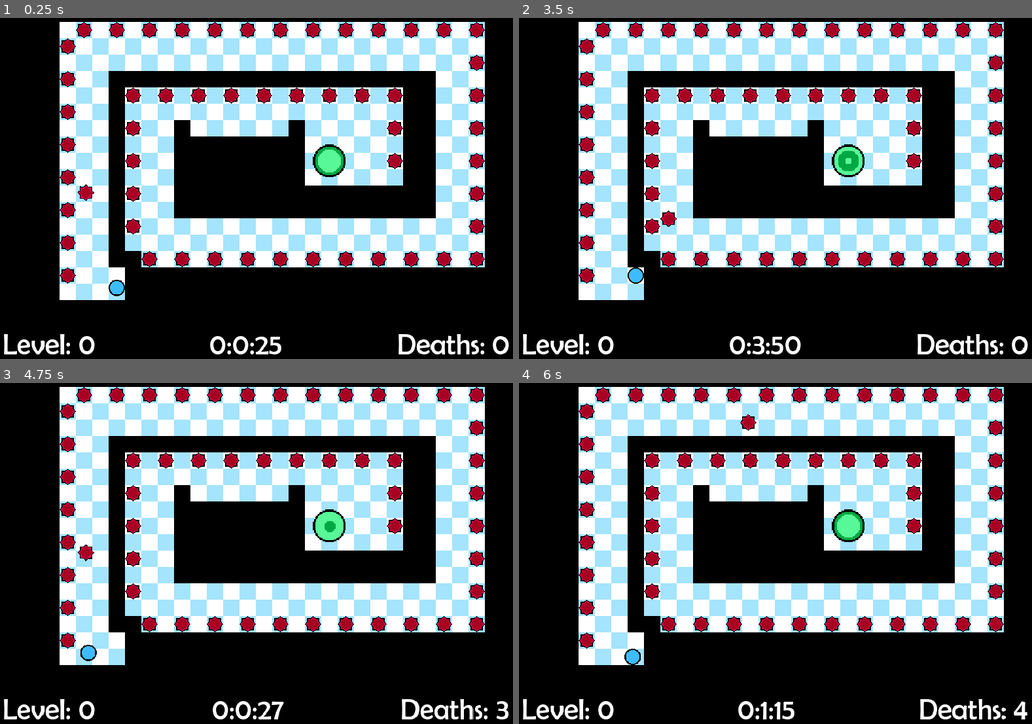
Above: before the commit, frames 1-4 (two rows, left to right).
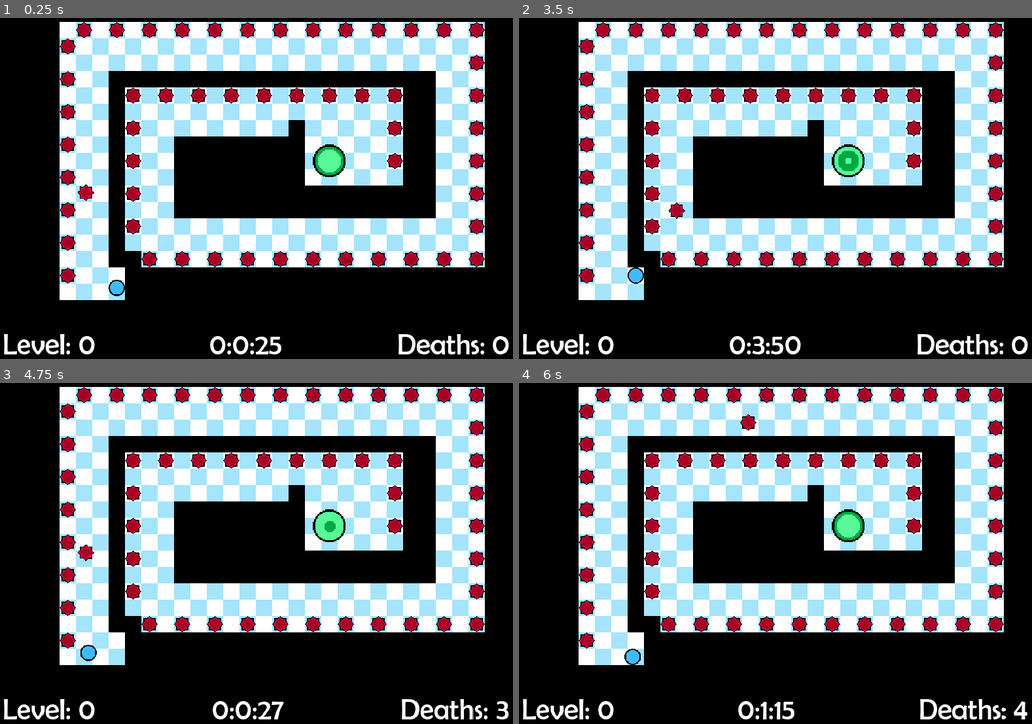
Above: after the commit, the same moments.

Repository: Aelern/godot-ball
Game: Godot game, scene res://stages/level_14.tscn
The game is run twice, just before and just after one commit, with the same random seed, the same clock (stepped at 60 frames per second) and the same inputs. This scene is started directly instead of the project's main scene. Sound files missing from this copy of the repository are replaced by a short silence.
Inputs:
- Up to frame 1 (0.25 s): no input
- Up to frame 2 (3.5 s): hold D (right) 0.53-1.28 s; tap Space (boost) every 0.75 s from 0.6 to 2.85 s; hold S (down) 1.28-2.03 s; hold D (right) 2.03-2.78 s; hold Up (ui_up) from 2.78 s (still down)
- Up to frame 3 (4.75 s): release Up (ui_up) at 3.53 s; hold A (left) from 3.53 s (still down); tap Space (boost) at 3.6, 4.35 s
- Up to frame 4 (6 s): release A (left) at 5.03 s; hold S (down) 5.03-5.78 s; tap Space (boost) at 5.1, 5.85 s; hold D (right) from 5.78 s (still down)

The runs differ from the first frame. In frame 1, 0.2% of the frame differs, in the area x 33-38%, y 29-35%; in frame 2, 0.3%, in the area x 27-38%, y 29-62%; in frame 3, 0.2%; in frame 4, 0.2%.

Commit message:
Fixed looping music

Diff:
--- a/menus/main_menu.tscn
+++ /dev/null
@@ -1,38 +0,0 @@
-[gd_scene load_steps=4 format=3 uid="uid://bfn6rn21gl471"]
-
-[sub_resource type="GDScript" id="GDScript_31skk"]
-script/source = "extends Node2D
-
-
-func _input(event):
-	if event.is_action_released(\"ui_accept\"):
-		LevelMap.current_level = 1
-		get_tree().change_scene_to_file(\"res://stages/level_1.tscn\")
-"
-
-[sub_resource type="LabelSettings" id="LabelSettings_br3ed"]
-font_size = 96
-
-[sub_resource type="LabelSettings" id="LabelSettings_ysxmm"]
-font_size = 64
-
-[node name="MainMenu" type="Node2D"]
-script = SubResource("GDScript_31skk")
-
-[node name="VBoxContainer" type="VBoxContainer" parent="."]
-offset_right = 1024.0
-offset_bottom = 768.0
-alignment = 1
-
-[node name="TitleLabel" type="Label" parent="VBoxContainer"]
-layout_mode = 2
-text = "Spikefield"
-label_settings = SubResource("LabelSettings_br3ed")
-horizontal_alignment = 1
-
-[node name="StartGameLabel" type="Label" parent="VBoxContainer"]
-layout_mode = 2
-text = "Press Space to play"
-label_settings = SubResource("LabelSettings_ysxmm")
-horizontal_alignment = 1
-vertical_alignment = 1
--- a/sounds/audio_stream_manager.gd
+++ b/sounds/audio_stream_manager.gd
@@ -21,8 +21,8 @@
 		p.bus = "SFX"
 	bgmPlayer = AudioStreamPlayer2D.new()
 	add_child(bgmPlayer)
+	bgmPlayer.bus = "Music"
 	bgmPlayer.stream = load("res://sounds/music.ogg")
-	bgmPlayer.finished.connect(play)
 
 func _on_stream_finished(stream):
 	available.append(stream)
--- a/stages/level_14.tscn
+++ b/stages/level_14.tscn
@@ -11,7 +11,7 @@
 
 [sub_resource type="Curve2D" id="Curve2D_3u1fr"]
 _data = {
-"points": PackedVector2Array(0, 0, 0, 0, 178, 580, 0, 0, 0, 0, 182, 168, 0, 0, 0, 0, 895, 162, 0, 0, 0, 0, 897, 513, 0, 0, 0, 0, 304, 512, 0.707107, -2.12132, -0.707107, 2.12132, 304, 272, 0, 0, 0, 0, 800, 272)
+"points": PackedVector2Array(0, 0, 0, 0, 178, 580, 0, 0, 0, 0, 182, 168, 0, 0, 0, 0, 895, 162, 0, 0, 0, 0, 897, 513, 0, 0, 0, 0, 320, 512, 0.707107, -2.12132, -0.707107, 2.12132, 320, 272, 0, 0, 0, 0, 800, 272)
 }
 point_count = 7
 
@@ -202,6 +202,6 @@
 position = Vector2(240, 616)
 
 [node name="WallTileMap" parent="." instance=ExtResource("7_yfsbn")]
-layer_0/tile_data = PackedInt32Array(0, 1, 0, 65536, 1, 0, 1 …(6550 unchanged characters)… 1, 0, 1114119, 1, 0, 1114120, 1, 0, 589835, 1, 0, 589842, 1, 0)
+layer_0/tile_data = PackedInt32Array(0, 1, 0, 65536, 1, 0, 1 …(6550 unchanged characters)… 1, 0, 1114119, 1, 0, 1114120, 1, 0, 589842, 1, 0)
 
 [node name="Control" parent="." instance=ExtResource("8_o7rta")]
--- a/stages/level_map.gd
+++ b/stages/level_map.gd
@@ -19,7 +19,8 @@
 	11: "res://stages/level_11.tscn",
 	12: "res://stages/level_12.tscn",
 	13: "res://stages/level_13.tscn",
-	14: "res://stages/level_14.tscn"
+	14: "res://stages/level_14.tscn",
+	15: "res://stages/level_15.tscn"
 
 }
 
